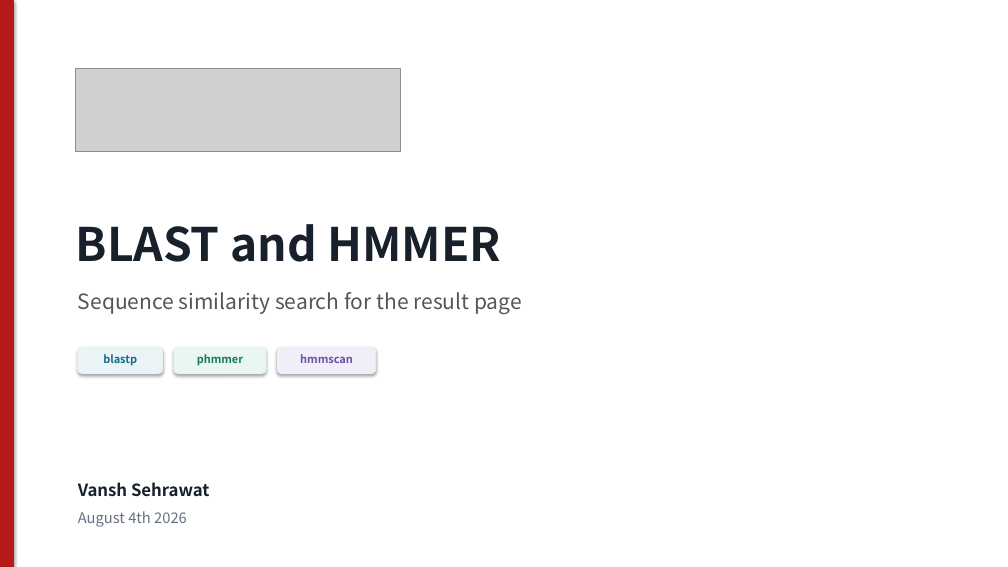
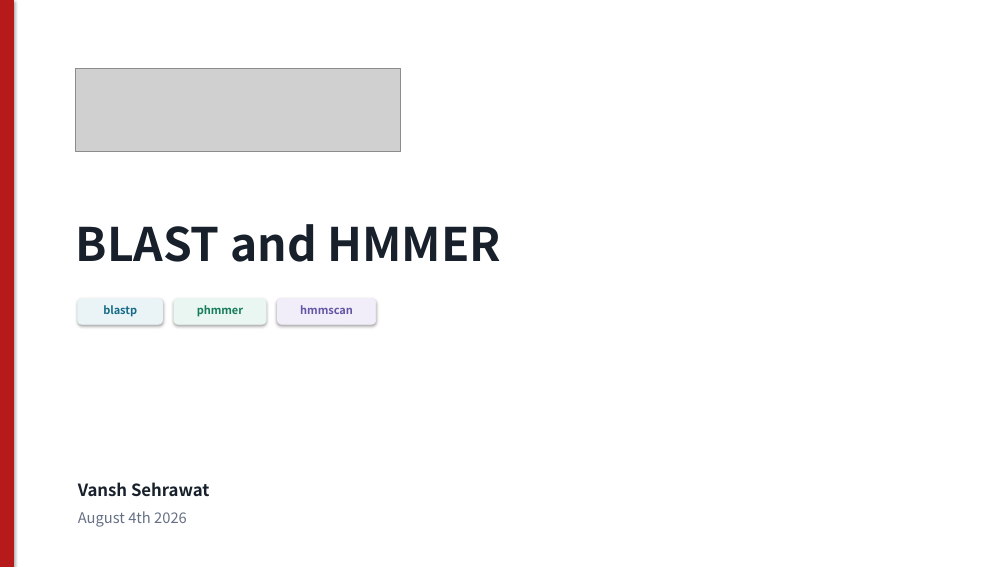
Before and after one commit to vanshsehrawat14/blast-hmmer-datax, a slide deck: slide 1 of docs/presentations/EnzymeX_BLAST_HMMER_update.pptx. Drawn at 1008x567 pixels with LibreOffice and Linux fonts; fonts in the diff are those of the drawing; grey boxes stand for pictures. Boxes give left, top, right and bottom in pixels: in the first picture for what was removed or moved away, otherwise in the second. Text is boxed around its words. In the diff, an @@ line names an element or a change of style, - is before the commit and + after.

```diff
--- a/docs/presentations/EnzymeX_BLAST_HMMER_update.pptx
+++ b/docs/presentations/EnzymeX_BLAST_HMMER_update.pptx
@@ text removed at box(78, 292, 522, 314) @@
-Sequence similarity search for the result page
@@ 3 texts, 3 rounded rectangles: place and size @@
-3 texts, 3 rounded rectangles at box(78, 348, 376, 374)
+3 texts, 3 rounded rectangles at box(78, 299, 376, 324)
```
Also in this commit, not shown: 3 other slides changed, 1 other file.
